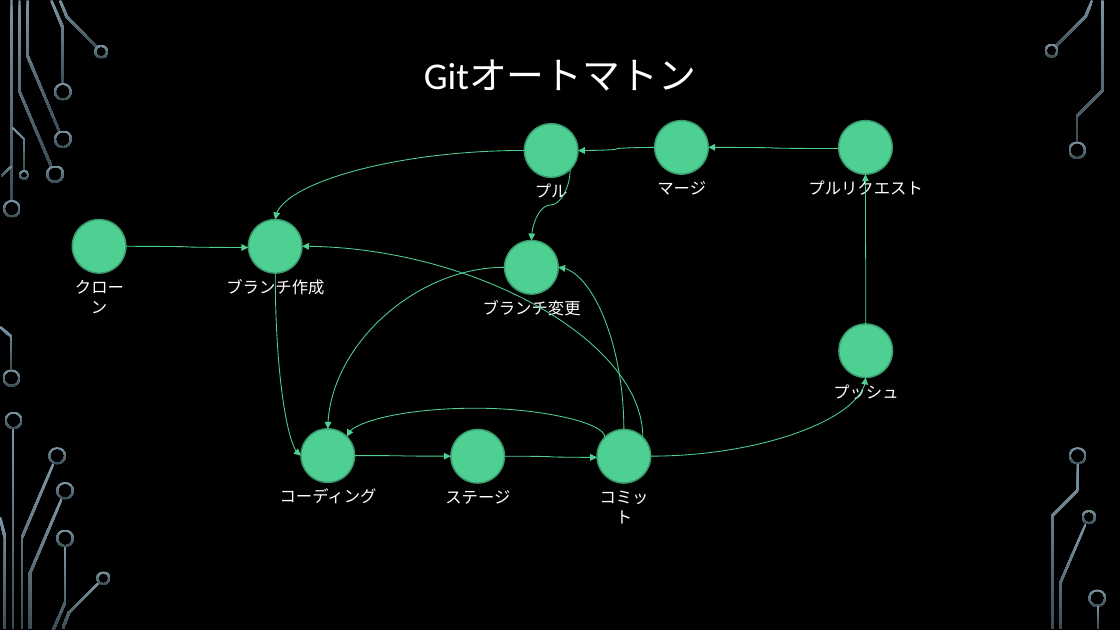
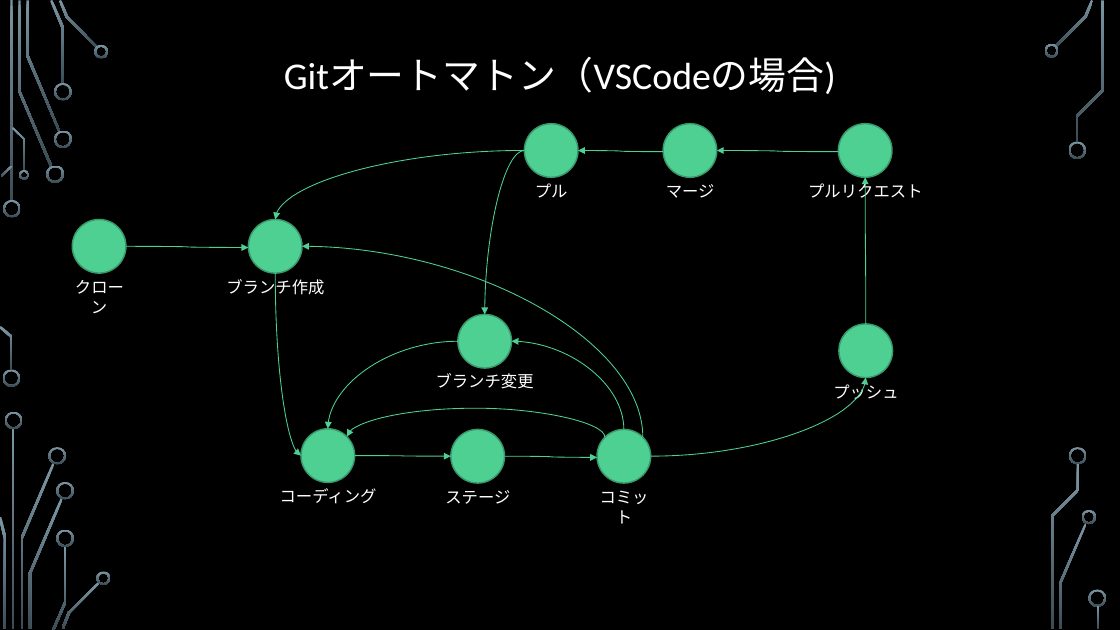
Before and after one commit to Qikilca/Share, a slide deck: slide 5 of LostDocument/開発用仕様書.pptx. Drawn at 1120x630 pixels with LibreOffice and Linux fonts; fonts in the diff are those of the drawing; background and template pictures are left out. Boxes give left, top, right and bottom in pixels: in the first picture for what was removed or moved away, otherwise in the second. Text is boxed around its words. In the diff, an @@ line names an element or a change of style, - is before the commit and + after.

```diff
--- a/LostDocument/開発用仕様書.pptx
+++ b/LostDocument/開発用仕様書.pptx
@@ title at [284,58,836,94]: text changed @@
-Gitオートマトン
+Gitオートマトン（VSCodeの場合)
@@ ellipse: place and size @@
-ellipse at [655,120,708,174]
+ellipse at [663,124,717,177]
@@ ellipse: place and size @@
-ellipse at [839,120,892,174]
+ellipse at [839,124,892,177]
@@ curved arrow moved from (571, 170) - (532, 240) to (524, 150) - (485, 314) @@
@@ curved arrow moved from (655, 147) - (578, 150) to (663, 152) - (578, 150) @@
@@ text "マージ": place and size @@
-text "マージ" at [657,181,706,195]
+text "マージ" at [666,184,715,198]
@@ curved arrow moved from (839, 149) - (708, 147) to (839, 152) - (717, 150) @@
@@ curved arrow moved from (866, 324) - (865, 174) to (866, 324) - (865, 177) @@
@@ ellipse: place and size @@
-ellipse at [505,240,559,294]
+ellipse at [458,314,512,368]
@@ curved arrow moved from (505, 267) - (328, 429) to (458, 341) - (328, 429) @@
@@ curved arrow moved from (624, 429) - (559, 267) to (624, 429) - (512, 341) @@
@@ text "ブランチ変更" rewrapped from [483,298,581,320] to [436,373,534,389] @@
```
